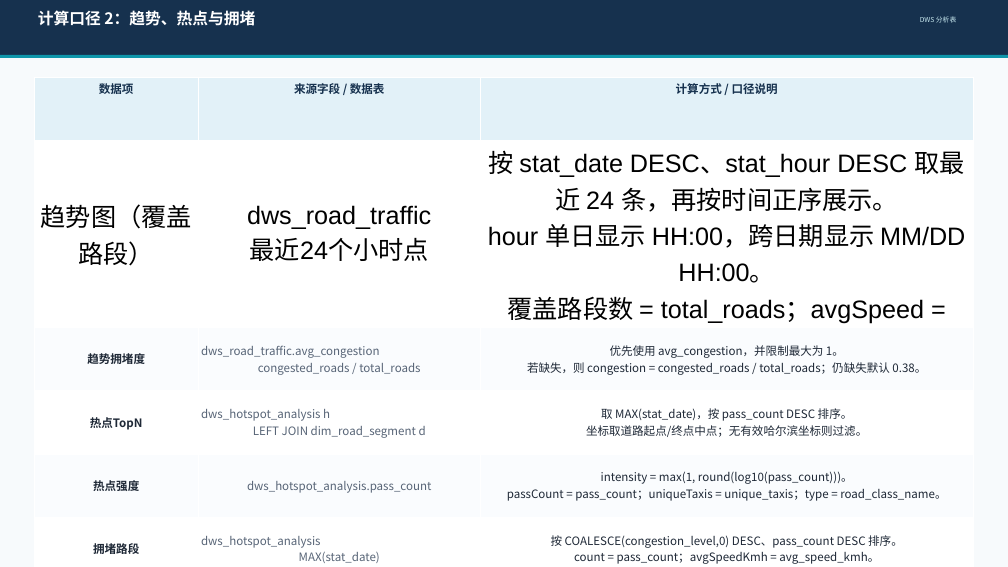
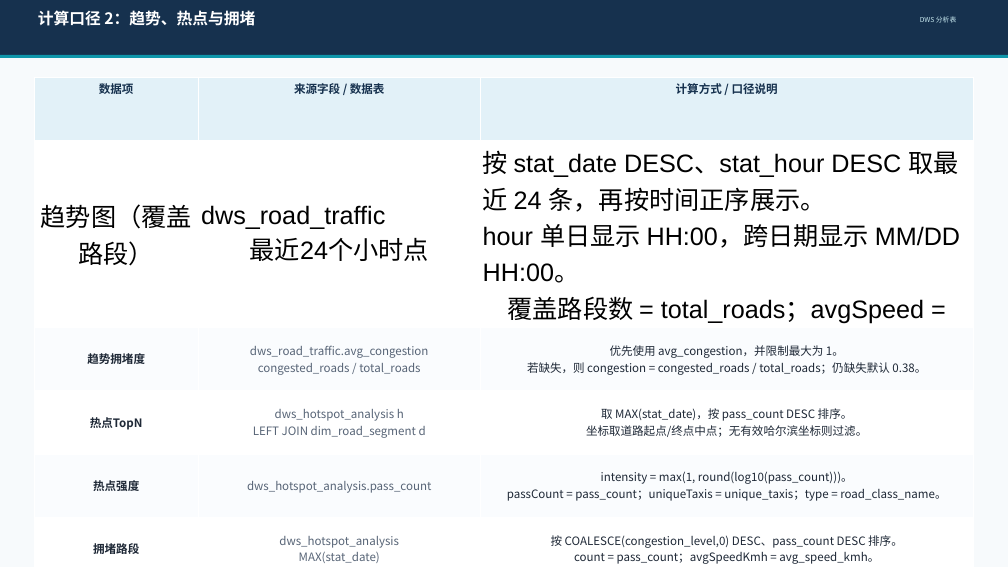
Before and after one commit to DSLZS/Data_Middle_platform, a slide deck: slide 6 of traffic-panel/数据中台演示-数据应用-崔雨.pptx. Drawn at 1008x567 pixels with LibreOffice and Linux fonts; fonts in the diff are those of the drawing. Boxes give left, top, right and bottom in pixels: in the first picture for what was removed or moved away, otherwise in the second. Text is boxed around its words. In the diff, an @@ line names an element or a change of style, - is before the commit and + after.

```diff
--- a/traffic-panel/数据中台演示-数据应用-崔雨.pptx
+++ b/traffic-panel/数据中台演示-数据应用-崔雨.pptx
@@ table at [34,77,973,567] @@
-row 2, column 2: dws_road_traffic / 最近24个小时点
+row 2, column 2: dws_road_traffic 最近24个小时点
-row 2, column 3: 按 stat_date DESC、stat_hour DESC 取最近 24 条，再按时间正序展示。 / hour 单日显示 HH:00，跨日期显示 MM/DD HH:00。 / 覆盖路段数 = total_roads；avgSpeed = avg_speed_kmh。
+row 2, column 3: 按 stat_date DESC、stat_hour DESC 取最近 24 条，再按时间正序展示。 hour 单日显示 HH:00，跨日期显示 MM/DD HH:00。 覆盖路段数 = total_roads；avgSpeed = avg_speed_kmh。
-row 3, column 2: dws_road_traffic.avg_congestion congested_roads / total_roads
+row 3, column 2: dws_road_traffic.avg_congestion / congested_roads / total_roads
-row 4, column 2: dws_hotspot_analysis h LEFT JOIN dim_road_segment d
+row 4, column 2: dws_hotspot_analysis h / LEFT JOIN dim_road_segment d
-row 6, column 2: dws_hotspot_analysis MAX(stat_date)
+row 6, column 2: dws_hotspot_analysis / MAX(stat_date)
```
Also in this commit, not shown: 4 other slides changed.
